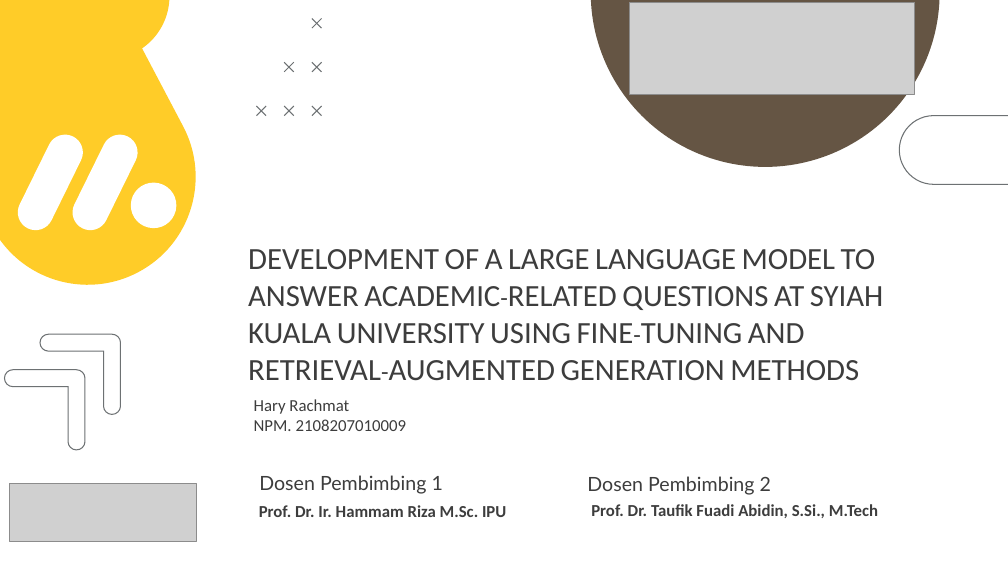
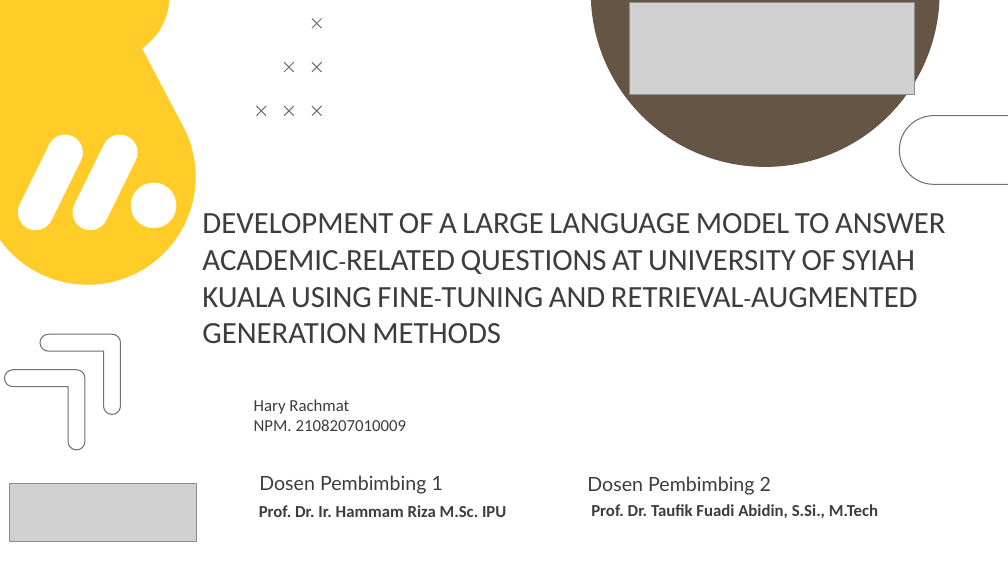
Before and after one commit to haryra/Tesis-s2-ai, a slide deck: slide 1 of Presentasi Conference Hary Rachmat 2108207010009 english.pptx. Drawn at 1008x567 pixels with LibreOffice and Linux fonts; fonts in the diff are those of the drawing; grey boxes stand for pictures. Boxes give left, top, right and bottom in pixels: in the first picture for what was removed or moved away, otherwise in the second. Text is boxed around its words. In the diff, an @@ line names an element or a change of style, - is before the commit and + after.

Commit message:
Commit 1 Conference English Presentation 5
Lengkap Pembukaan, Pembahasan, dan Penutupan dalam Bahasa Inggris

```diff
--- a/Presentasi Conference Hary Rachmat 2108207010009 english.pptx
+++ b/Presentasi Conference Hary Rachmat 2108207010009 english.pptx
@@ title at <box>202,213,946,343</box>: text changed @@
-DEVELOPMENT OF A LARGE LANGUAGE MODEL TO ANSWER ACADEMIC-RELATED QUESTIONS AT SYIAH KUALA UNIVERSITY USING FINE-TUNING AND RETRIEVAL-AUGMENTED GENERATION METHODS
+DEVELOPMENT OF A LARGE LANGUAGE MODEL TO ANSWER ACADEMIC-RELATED QUESTIONS AT UNIVERSITY OF SYIAH KUALA USING FINE-TUNING AND RETRIEVAL-AUGMENTED GENERATION METHODS
```
